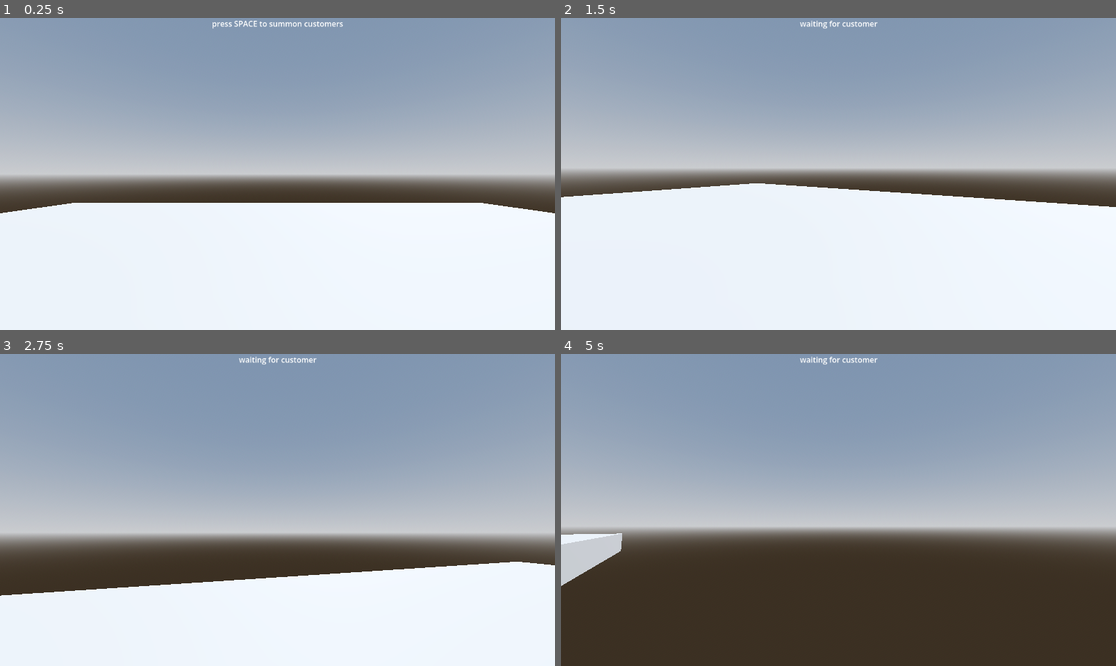
Above: before the commit, frames 1-4 (two rows, left to right).
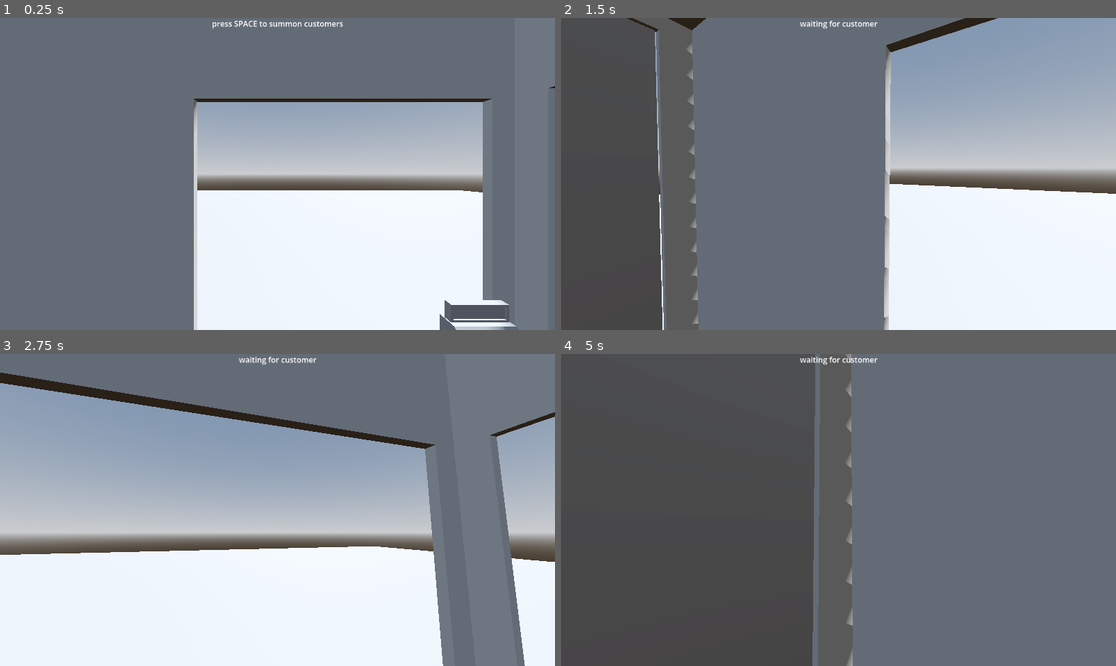
Above: after the commit, the same moments.

Repository: nidofir/ThePerfectPump
Game: Godot game, scene res://Scenes/3D Level.tscn
The game is run twice, just before and just after one commit, with the same random seed, the same clock (stepped at 60 frames per second) and the same inputs. This scene is started directly instead of the project's main scene.
Inputs (mouse positions are in pixels of both pictures, inside the frame that each line leads up to):
- Up to frame 1 (0.25 s): no input
- Up to frame 2 (1.5 s): tap Space at 0.5 s; move the mouse to (866, 174) at 0.52 s; hold W (forward) from 0.53 s (still down); tap Enter (ui_accept) at 0.77 s; move the mouse to (810, 174) at 1.27 s
- Up to frame 3 (2.75 s): keep holding W (forward); tap Enter (ui_accept) at 1.52 s; move the mouse to (288, 503) at 2.02 s
- Up to frame 4 (5 s): keep holding W (forward); move the mouse to (832, 516) at 2.77 s; tap Enter (ui_accept) at 3.02, 3.77, 4.52 s; move the mouse to (877, 513) at 3.52 s; tap Space at 4.25 s; move the mouse to (794, 506) at 4.27 s

The runs differ from the first frame. In frame 1, 64% of the frame differs, in the area x 0-100%, y 0-100%; in frame 2, 60%; in frame 3, 39%; in frame 4, 98%.

Commit message:
update to 3d scene and kiosk blockout

Diff:
--- a/the-perfect-pump/Scenes/3D Level.tscn
+++ b/the-perfect-pump/Scenes/3D Level.tscn
@@ -2,6 +2,7 @@
 
 [ext_resource type="PackedScene" uid="uid://xkvxxgmesdxy" path="res://Scenes/player.tscn" id="1_e377s"]
 [ext_resource type="PackedScene" uid="uid://dmwj4uuhehsnx" path="res://Scenes/PumpEvent.tscn" id="2_ctvxe"]
+[ext_resource type="PackedScene" uid="uid://dcvq0gbexjh3k" path="res://Scenes/Kiosk_Blockout.tscn" id="3_830vb"]
 
 [sub_resource type="ProceduralSkyMaterial" id="ProceduralSkyMaterial_e377s"]
 sky_horizon_color = Color(0.66224277, 0.6717428, 0.6867428, 1)
@@ -26,10 +27,13 @@
 environment = SubResource("Environment_830vb")
 
 [node name="Player" parent="." unique_id=500545197 instance=ExtResource("1_e377s")]
-transform = Transform3D(1, 0, 0, 0, 1, 0, 0, 0, 1, 0, 1.5969812, 0)
+transform = Transform3D(1, 0, 0, 0, 1, 0, 0, 0, 1, -0.94938284, 0.07333964, 3.2858503)
 
 [node name="CSGBox3D" type="CSGBox3D" parent="." unique_id=1985864553]
-transform = Transform3D(32.850574, 0, 0, 0, 1, 0, 0, 0, 32.850574, 0, 0, 0)
+transform = Transform3D(32.850574, 0, 0, 0, 1, 0, 0, 0, 32.850574, 0, -0.503355, 0)
 use_collision = true
 
 [node name="PumpEvent" parent="." unique_id=482036581 instance=ExtResource("2_ctvxe")]
+
+[node name="Kiosk_Blockout" parent="." unique_id=1585354111 instance=ExtResource("3_830vb")]
+transform = Transform3D(1, 0, 0, 0, 1, 0, 0, 0, 1, 0, -0.48454988, 0)
--- a/the-perfect-pump/Scenes/Test3D.tscn
+++ b/the-perfect-pump/Scenes/Kiosk_Blockout.tscn
@@ -1,6 +1,5 @@
 [gd_scene format=3 uid="uid://dcvq0gbexjh3k"]
 
-[ext_resource type="PackedScene" uid="uid://xkvxxgmesdxy" path="res://Scenes/player.tscn" id="1_cvbyu"]
 [ext_resource type="ArrayMesh" uid="uid://bqx4s25f3cao4" path="res://Assets/3Dassets/kiosk.obj" id="2_we11c"]
 [ext_resource type="ArrayMesh" uid="uid://dxfyurp4l04ss" path="res://Assets/3Dassets/bench.obj" id="3_urjuk"]
 [ext_resource type="ArrayMesh" uid="uid://b4kwi7d0ohyu2" path="res://Assets/3Dassets/Register.obj" id="4_7ckxp"]
@@ -8,21 +7,7 @@
 [ext_resource type="ArrayMesh" uid="uid://chx5bq0g5sow6" path="res://Assets/3Dassets/lever.obj" id="6_lmkc4"]
 [ext_resource type="ArrayMesh" uid="uid://drcicwdgipd6u" path="res://Assets/3Dassets/buttonPanel.obj" id="7_jtqq5"]
 [ext_resource type="ArrayMesh" uid="uid://d3d3re6h33owu" path="res://Assets/3Dassets/button.obj" id="8_te1fr"]
-[ext_resource type="PackedScene" uid="uid://dwwiwfw6ycyph" path="res://Scenes/car.tscn" id="9_uokf8"]
 [ext_resource type="ArrayMesh" uid="uid://ikjn1m31wiam" path="res://Assets/3Dassets/Door.obj" id="10_lmkc4"]
-
-[sub_resource type="ProceduralSkyMaterial" id="ProceduralSkyMaterial_e377s"]
-sky_horizon_color = Color(0.66224277, 0.6717428, 0.6867428, 1)
-ground_horizon_color = Color(0.66224277, 0.6717428, 0.6867428, 1)
-
-[sub_resource type="Sky" id="Sky_ctvxe"]
-sky_material = SubResource("ProceduralSkyMaterial_e377s")
-
-[sub_resource type="Environment" id="Environment_830vb"]
-background_mode = 2
-sky = SubResource("Sky_ctvxe")
-tonemap_mode = 2
-glow_enabled = true
 
 [sub_resource type="ConcavePolygonShape3D" id="ConcavePolygonShape3D_uokf8"]
 data = PackedVector3Array(0.4761, 0.87659997, 1.5244, 0.4761, 2.3223999, 1.5244, -0.47599998, 0.87659997, 1.5244, -0.47 …(14011 unchanged characters)…
@@ -33,21 +18,7 @@
 [sub_resource type="BoxShape3D" id="BoxShape3D_jtqq5"]
 size = Vector3(0.041362, 2.567061, 1.241654)
 
-[node name="3dLevel" type="Node3D" unique_id=1527896083]
-
-[node name="DirectionalLight3D" type="DirectionalLight3D" parent="." unique_id=44685891]
-transform = Transform3D(-0.8660254, -0.43301278, 0.25, 0, 0.49999997, 0.86602545, -0.50000006, 0.75, -0.43301266, 0, 0, 0)
-shadow_enabled = true
-
-[node name="WorldEnvironment" type="WorldEnvironment" parent="." unique_id=558895055]
-environment = SubResource("Environment_830vb")
-
-[node name="Player" parent="." unique_id=500545197 instance=ExtResource("1_cvbyu")]
-transform = Transform3D(1, 0, 0, 0, 1, 0, 0, 0, 1, -1.3885177, 0.43195593, 3.2926314)
-
-[node name="CSGBox3D" type="CSGBox3D" parent="." unique_id=1985864553]
-transform = Transform3D(32.752884, 0, 0, 0, 0.9970262, 0, 0, 0, 32.752884, 0, 0, 0)
-use_collision = true
+[node name="Kiosk_Blockout" type="Node3D" unique_id=1527896083]
 
 [node name="Kiosk" type="MeshInstance3D" parent="." unique_id=319590349]
 transform = Transform3D(1, 0, 0, 0, 0.8102386, 0, 0, 0, 1, -1.8454849, 0.5099393, 2.4828646)
@@ -93,9 +64,6 @@
 transform = Transform3D(1, 0, 0, 0, 0.70710677, -0.70710677, 0, 0.70710677, 0.70710677, -0.22203918, 1.4414635, 2.622822)
 mesh = ExtResource("8_te1fr")
 
-[node name="Car" parent="." unique_id=2113207317 instance=ExtResource("9_uokf8")]
-transform = Transform3D(1, 0, 0, 0, 1, 0, 0, 0, 1, 3.7288914, 0.52610254, 5.304426)
-
 [node name="Lever" type="MeshInstance3D" parent="." unique_id=1112449749]
 transform = Transform3D(1, 0, 0, 0, 1, 0, 0, 0, 1, 0.22018896, 1.4798926, 3.6808603)
 mesh = ExtResource("6_lmkc4")
--- /dev/null
+++ b/the-perfect-pump/Scenes/NPC_ParkLocation.tscn
@@ -0,0 +1,6 @@
+[gd_scene format=3 uid="uid://dvp1xbecj2saw"]
+
+[node name="NPC_ParkLocation" type="Marker3D" unique_id=266279494]
+
+[node name="NPC_ParkVisualIndicatior" type="CSGSphere3D" parent="." unique_id=2013174720]
+transform = Transform3D(1, 0, 0, 0, 1, 0, 0, 0, 1, 0, 1, 0)
--- a/the-perfect-pump/Scenes/NPC_Popup.tscn
+++ b/the-perfect-pump/Scenes/NPC_Popup.tscn
@@ -10,5 +10,5 @@
 [node name="Car" parent="." unique_id=2113207317 instance=ExtResource("2_40xuu")]
 
 [node name="Sprite3D" type="Sprite3D" parent="." unique_id=1283025759]
-transform = Transform3D(1, 0, 0, 0, 1, 0, 0, 0, 1, 0, 0, 1.1760198)
+transform = Transform3D(1, 0, 0, 0, 1, 0, 0, 0, 1, -1.2415762, 0.651809, 1.2871088)
 texture = ExtResource("3_y3k76")
